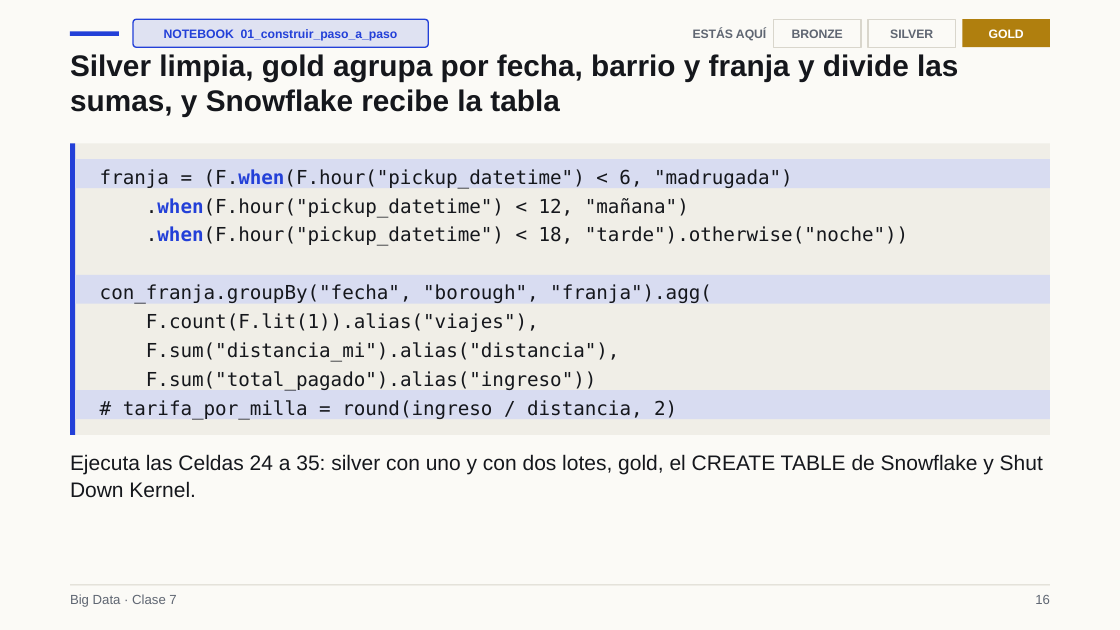
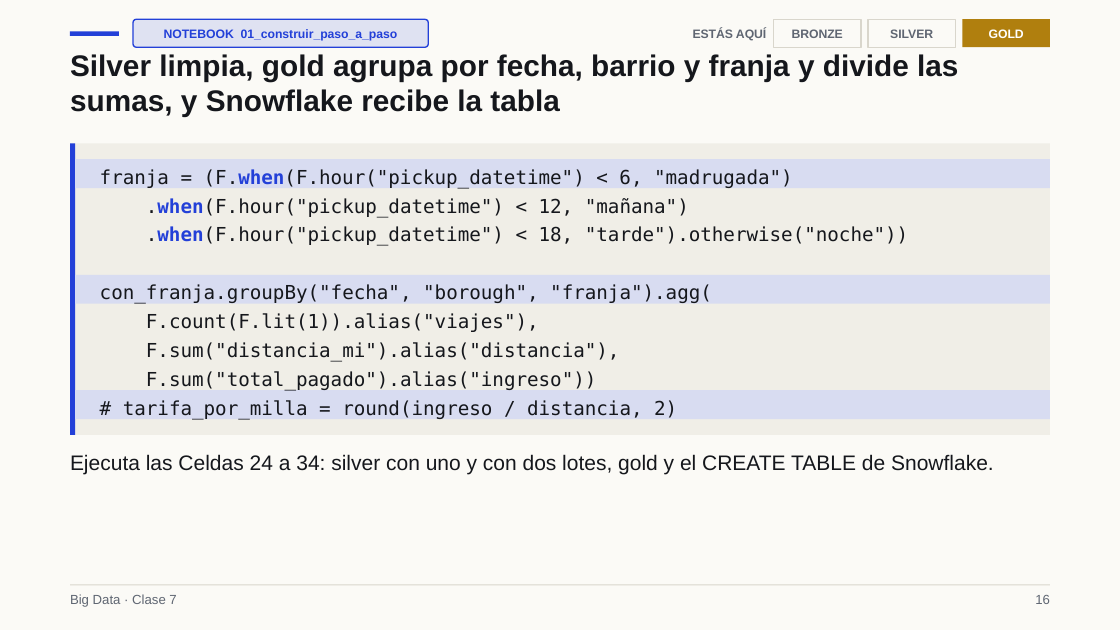
Before and after one commit to Apaezc/bigdata-udem-2026, a slide deck: slide 16 of curso/clase07/deck_corto/slides.pptx. Drawn at 1120x630 pixels with LibreOffice and Linux fonts; fonts in the diff are those of the drawing. Boxes give left, top, right and bottom in pixels: in the first picture for what was removed or moved away, otherwise in the second. Text is boxed around its words. In the diff, an @@ line names an element or a change of style, - is before the commit and + after.

```diff
--- a/curso/clase07/deck_corto/slides.pptx
+++ b/curso/clase07/deck_corto/slides.pptx
@@ text at (x1=70, y1=454, x2=994, y2=475): text changed @@
-Ejecuta las Celdas 24 a 35: silver con uno y con dos lotes, gold, el CREATE TABLE de Snowflake y Shut Down Kernel.
+Ejecuta las Celdas 24 a 34: silver con uno y con dos lotes, gold y el CREATE TABLE de Snowflake.
```
Also in this commit, not shown: 4 other slides changed, 1 slide added, 1 slide removed, 17 other files.
